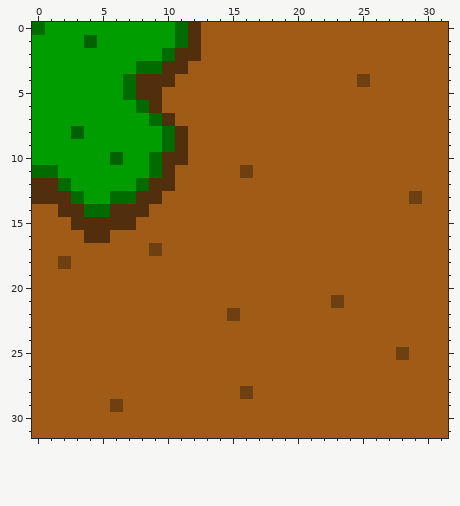
File history of a pixel-art sprite, trunk/gfx/map/grasslands/4.png. That is the earlier state.
The file is 32x32 pixels.
Once edited:
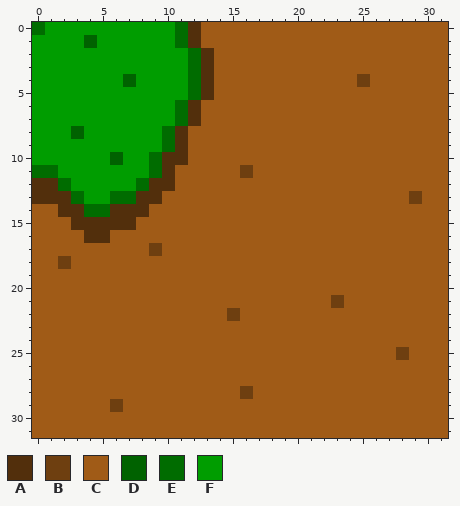
Palette (. is transparent): A #522f0c  B #6e3f10  C #a05b17  D #006200  E #006c00  F #009d00
Difference:
{"y":2,"x":10,"old":"EAAC","new":"FFEA"}
{"y":3,"x":8,"old":"EEAACC","new":"FFFFEA"}
{"y":4,"x":7,"old":"EAAACCC","new":"DFFFFEA"}
{"y":5,"x":7,"old":"EAACCCC","new":"FFFFFEA"}
{"y":6,"x":8,"old":"EACCC","new":"FFFEA"}
{"y":7,"x":9,"old":"EACC","new":"FFEA"}
